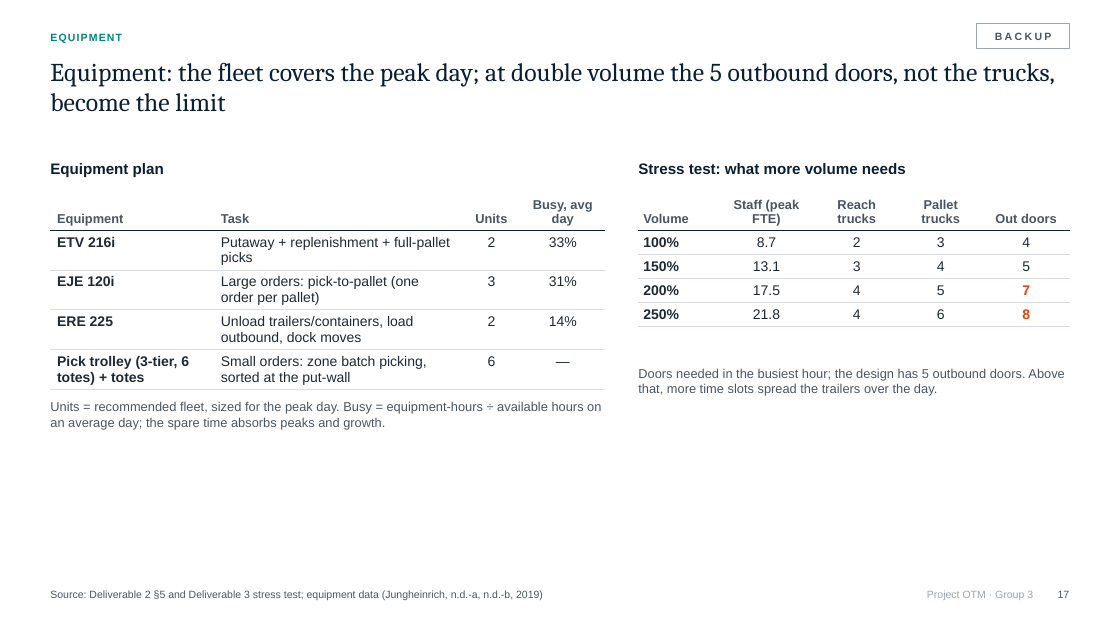
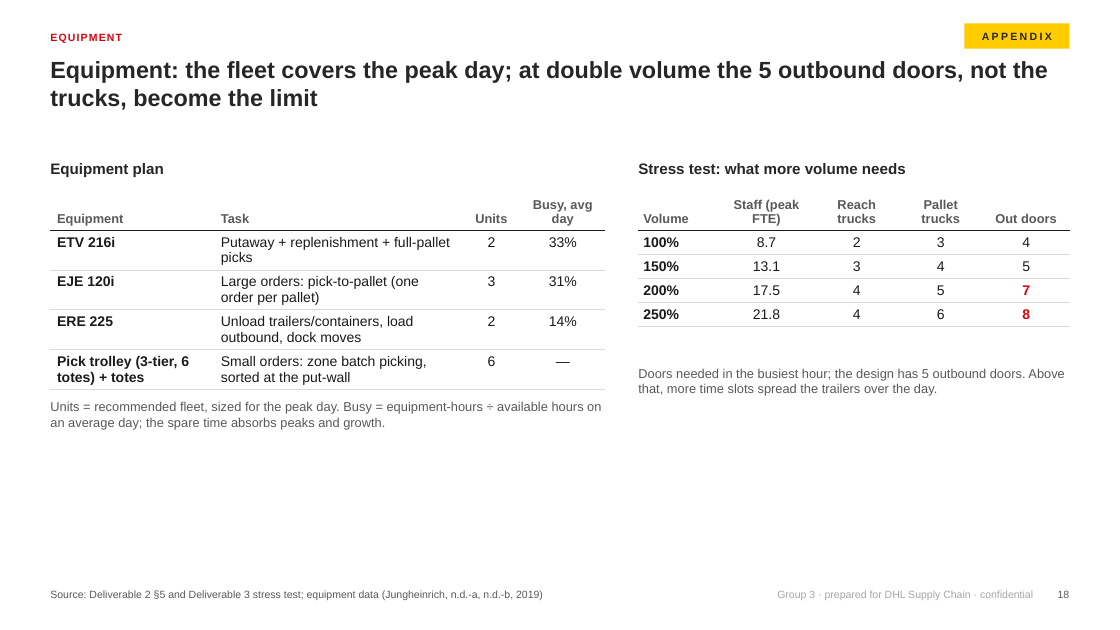
Before and after one commit to glebpankov2005-coder/Operations-Management-, a slide deck: slide 18 of deliverables/Presentation_Group3_Project_OTM.pptx (slide 17 before the commit). Drawn at 1120x630 pixels with LibreOffice and Linux fonts; fonts in the diff are those of the drawing. Boxes give left, top, right and bottom in pixels: in the first picture for what was removed or moved away, otherwise in the second. Text is boxed around its words. In the diff, an @@ line names an element or a change of style, - is before the commit and + after.

```diff
--- a/deliverables/Presentation_Group3_Project_OTM.pptx
+++ b/deliverables/Presentation_Group3_Project_OTM.pptx
@@ text "EQUIPMENT" at box(50, 33, 122, 43): text colour #00857C to #D40511 @@
@@ rectangle added at box(965, 24, 1070, 49), fill #FFCC00, 9 pt, text #262626, bold @@
+APPENDIX
@@ rectangle removed at box(977, 24, 1070, 49) @@
-BACKUP
@@ title "Equipment: the fleet covers the ..." at box(50, 61, 1048, 110): size 22 to 20 pt, font Cambria to Arial, text colour #0B1F33 to #262626, bold on @@
@@ text "Equipment plan" at box(50, 163, 164, 177): text colour #0B1F33 to #262626 @@
@@ text "Stress test: what more volume ..." at box(638, 163, 906, 174): text colour #0B1F33 to #262626 @@
@@ table at box(50, 193, 605, 389) @@
@@ text colour #4A5563 to #595959 in "Equipment", "Task", "Units", "Busy, avg day" @@
@@ text colour #1F2933 to #1A1A1A in "ETV 216i", "Putaway + replenishment + full-pallet picks", "2", "33%" and 12 more places @@
@@ borders changed @@
@@ table at box(639, 193, 1070, 323) @@
@@ text colour #4A5563 to #595959 in "Volume", "Staff (peak FTE)", "Reach trucks", "Pallet trucks" and 1 more places @@
@@ text colour #1F2933 to #1A1A1A in "100%", "8.7", "2", "3" and 14 more places @@
@@ text colour #D9480F to #D40511 in "7", "8" @@
@@ borders changed @@
@@ text colour #4A5563 to #595959 in 3 elements at box(50, 401, 601, 430), box(638, 368, 1064, 396), box(50, 590, 543, 600) @@
@@ text at box(777, 590, 1033, 600): text changed; text colour #9AA5B1 to #A6A6A6 @@
-Project OTM · Group 3
+Group 3 · prepared for DHL Supply Chain · confidential
@@ page number at box(1058, 590, 1070, 598): text changed; text colour #4A5563 to #595959 @@
-17
+18
```
Also in this commit, not shown: 16 other slides changed, 2 slides added, 1 slide removed, 4 other files.
